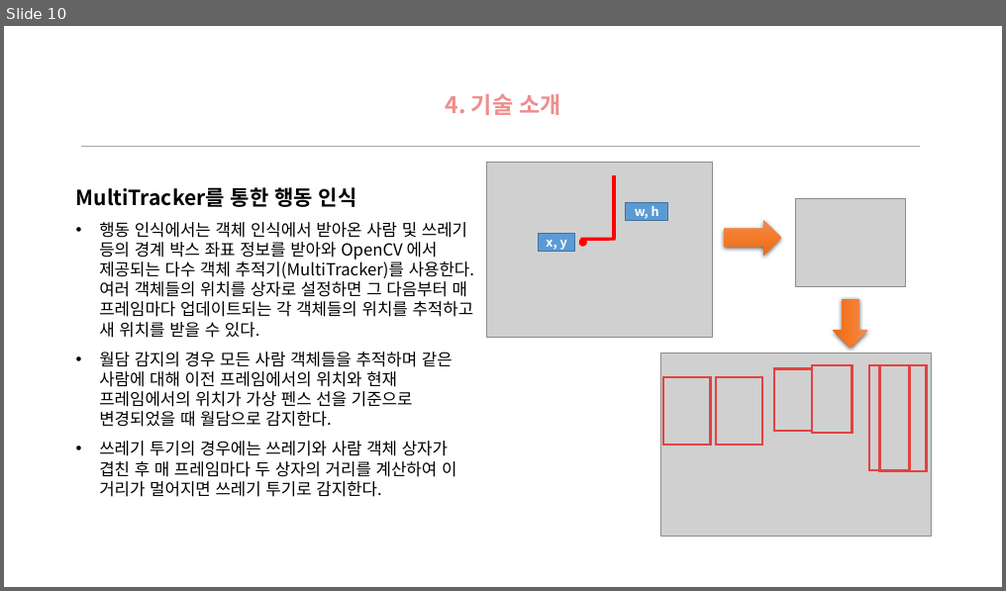
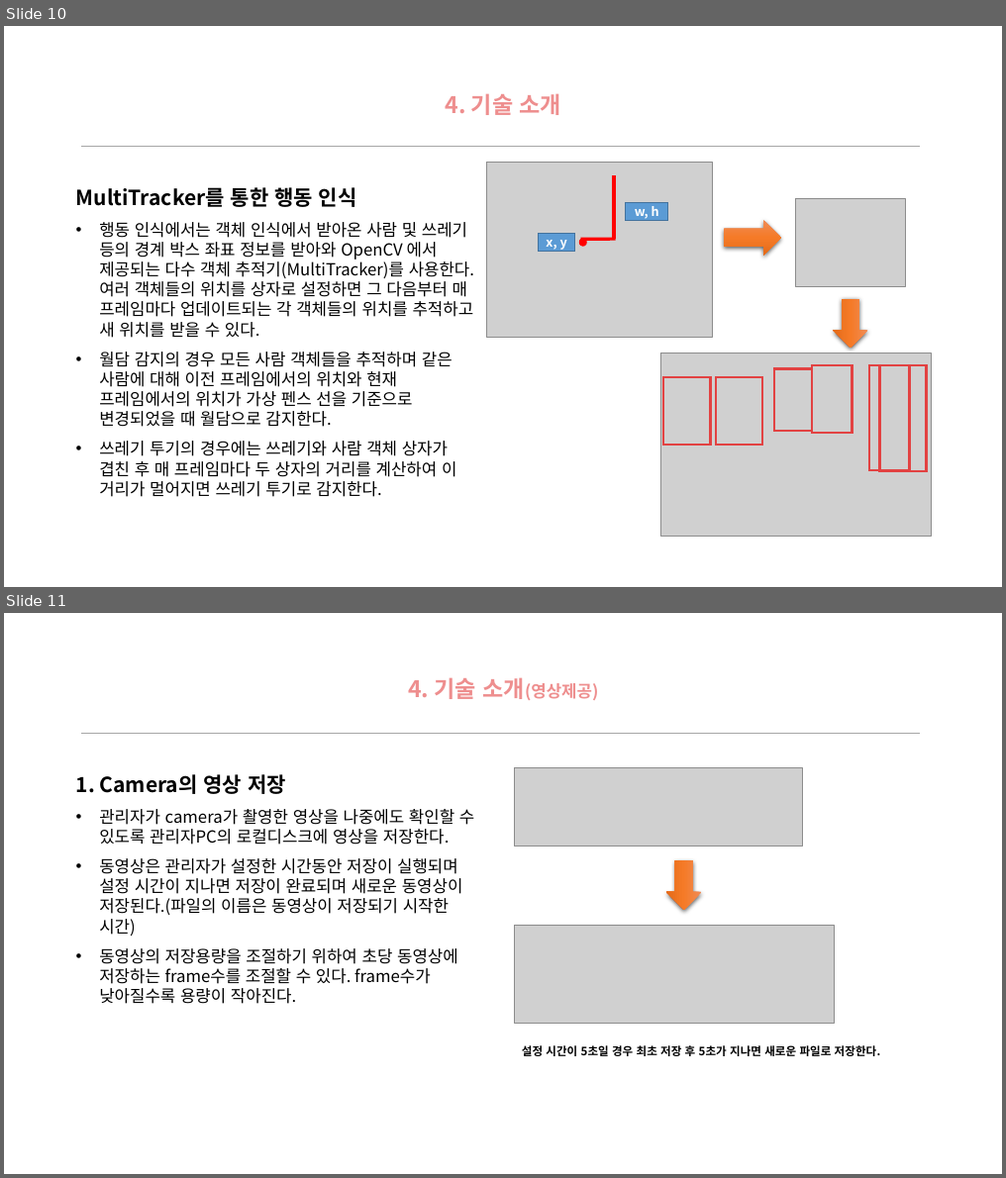
Before and after one commit to jinujeon/ICE_CAP, a slide deck: Docs/최종발표1.pptx. Shown one above the other, each under a label of ours: slide 10 before the commit, slides 10 and 11 after it. The pictures are 1006x591 and 1006x1178 pixels, drawn with LibreOffice and Linux fonts; fonts in the diff are those of the drawing; grey boxes stand for pictures; background and template pictures are left out. Boxes give left, top, right and bottom in pixels: in the first picture for what was removed or moved away, otherwise in the second. Text is boxed around its words. In the diff, an @@ line names an element or a change of style, - is before the commit and + after.

```diff
--- a/Docs/최종발표1.pptx
+++ b/Docs/최종발표1.pptx
@@ slide 11 added at [4, 613, 1002, 1174], background picture (left out) @@
@@ text added at [408, 677, 598, 700], 22 pt, text #EE8E8E, bold @@
+4. 기술 소개(영상제공)
@@ line added from (81, 733) to (920, 733), #A6A6A6 0.25 pt @@
@@ text added at [76, 774, 474, 1004], 16 pt, text #000000 @@
+1. Camera의 영상 저장
+• 관리자가 camera가 촬영한 영상을 나중에도 확인할 수 있도록 관리자PC의 로컬디스크에 영상을 저장한다.
+• 동영상은 관리자가 설정한 시간동안 저장이 실행되며 설정 시간이 지나면 저장이 완료되며 새로운 동영상이 저장된다.(파일의 이름은 동영상이 저장되기 시작한 시간)
+• 동영상의 저장용량을 조절하기 위하여 초당 동영상에 저장하는 frame수를 조절할 수 있다. frame수가 낮아질수록 용량이 작아진다.
@@ picture added at [515, 768, 803, 846] @@
@@ right arrow added at [667, 861, 702, 910], fill gradient #F18C57 to #F67B28 to #E56C19 @@
@@ picture added at [515, 925, 835, 1023] @@
@@ text added at [522, 1046, 881, 1057], 11 pt, text #000000, bold @@
+설정 시간이 5초일 경우 최초 저장 후 5초가 지나면 새로운 파일로 저장한다.
```
Also in this commit, not shown: 1 slide changed, 2 other slides added.
